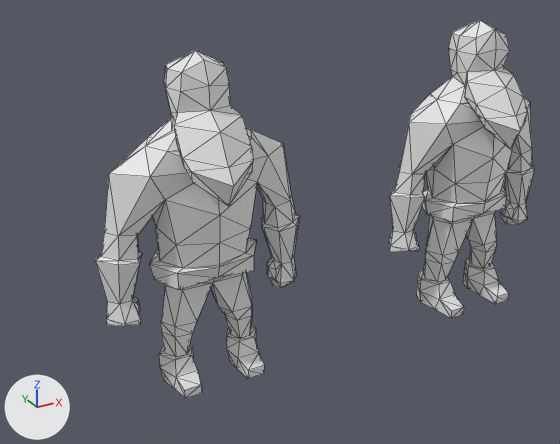
A saved change to the Blender file Animations/WarriorIdle.blend.
The view is the same before and after, from a 50 mm camera at (-15.79, -16.8, 12.34) aimed at (-6.38, 0.31, 3.79). The lights are fixed; the arrows at lower left show +X, +Y and +Z. Mesh edges are drawn as thin lines.
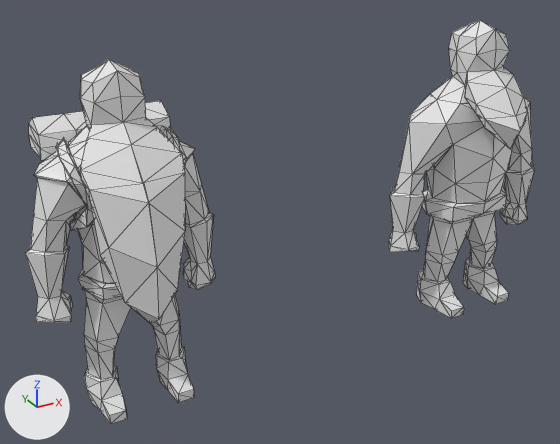
Where the change shows, as pixel boxes [x1, y1, x2, y2] in the pictures (560 x 444 px):
'Cube.001', added: after [25, 59, 215, 424]
'Cube', deleted: before [95, 50, 300, 398]

Diff of the bpy script that builds the scene:
```diff
--- a/Animations/WarriorIdle.blend.py
+++ b/Animations/WarriorIdle.blend.py
@@ me_cube_002 @@
+me_cube_002.from_pydata(...)  # 275 vertices, 393 faces; spans x -0.01..2.36, y -2.16..2.04, z 0.01..8.74
@@ ob_cube @@
-ob_cube = bpy.data.objects.new('Cube', me_cube_001)
-ob_cube.location = (-8.72, 0.0, 0.0)
@@ ob_cube_001 @@
+ob_cube_001 = bpy.data.objects.new('Cube.001', me_cube_002)
+ob_cube_001.location = (-10.81, 0.0, 0.0)
+_m = ob_cube_001.modifiers.new('Mirror', 'MIRROR')
+_m.use_clip = True
+_m = ob_cube_001.modifiers.new('Triangulate.001', 'TRIANGULATE')
+_m.quad_method = 'BEAUTY'
```
